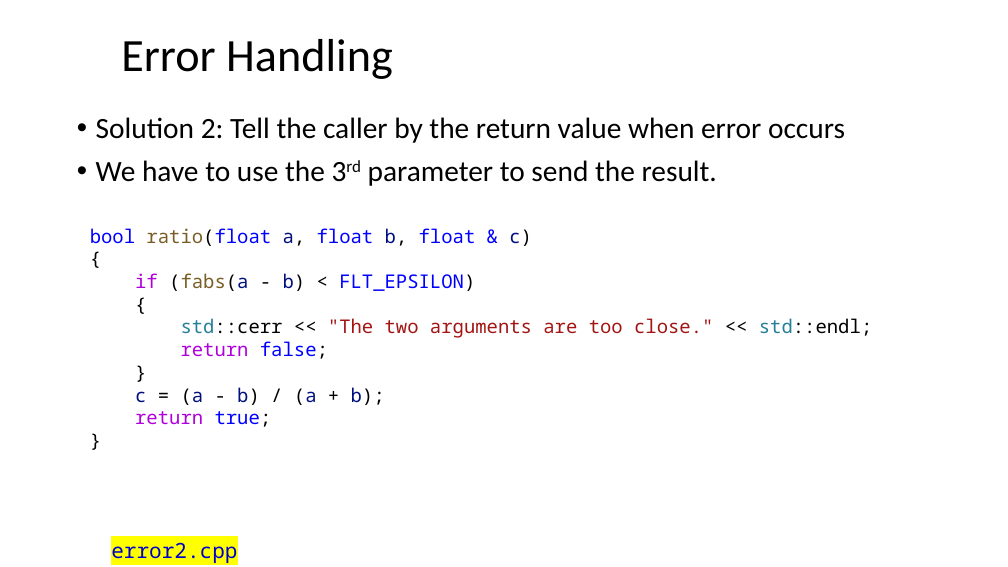
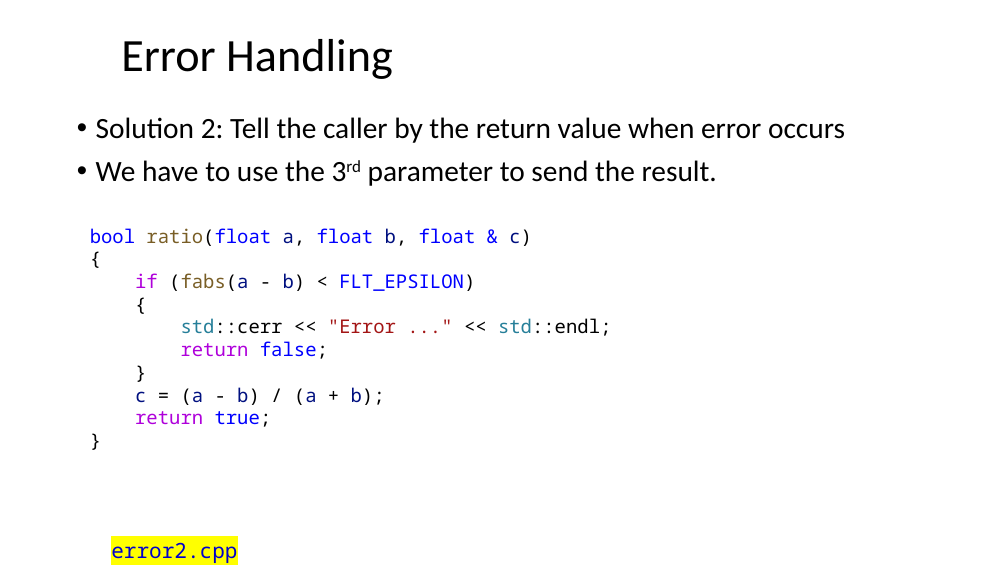
Before and after one commit to dayekuaipao/CPPLearning, a slide deck: slide 13 of week14/Lecture14.pptx. Drawn at 1008x567 pixels with LibreOffice and Linux fonts; fonts in the diff are those of the drawing; background and template pictures are left out. Boxes give left, top, right and bottom in pixels: in the first picture for what was removed or moved away, otherwise in the second. Text is boxed around its words. In the diff, an @@ line names an element or a change of style, - is before the commit and + after.

```diff
--- a/week14/Lecture14.pptx
+++ b/week14/Lecture14.pptx
@@ text at (181,318,611,336): text changed; text colour #A31515 to #000000 @@
-std::cerr << "The two arguments are too close." << std::endl;
+std::cerr << "Error ..." << std::endl;
```
Also in this commit, not shown: 9 other slides changed, 6 other files.
